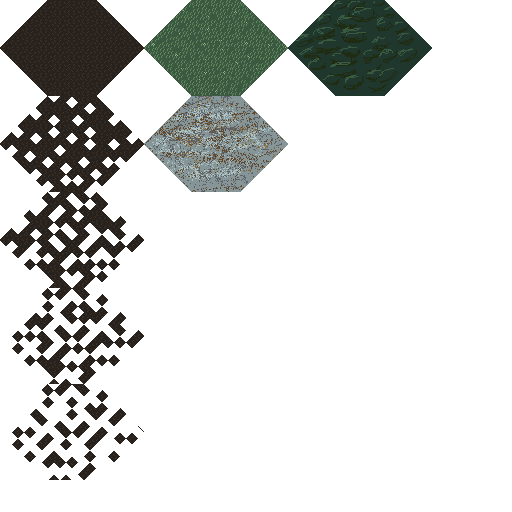
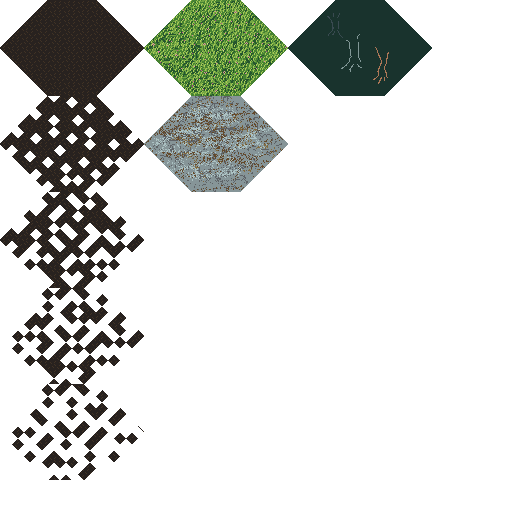
Layers edited between the first and the second 512x512 image:
painted on "grass" over 144, 0, 432, 96
